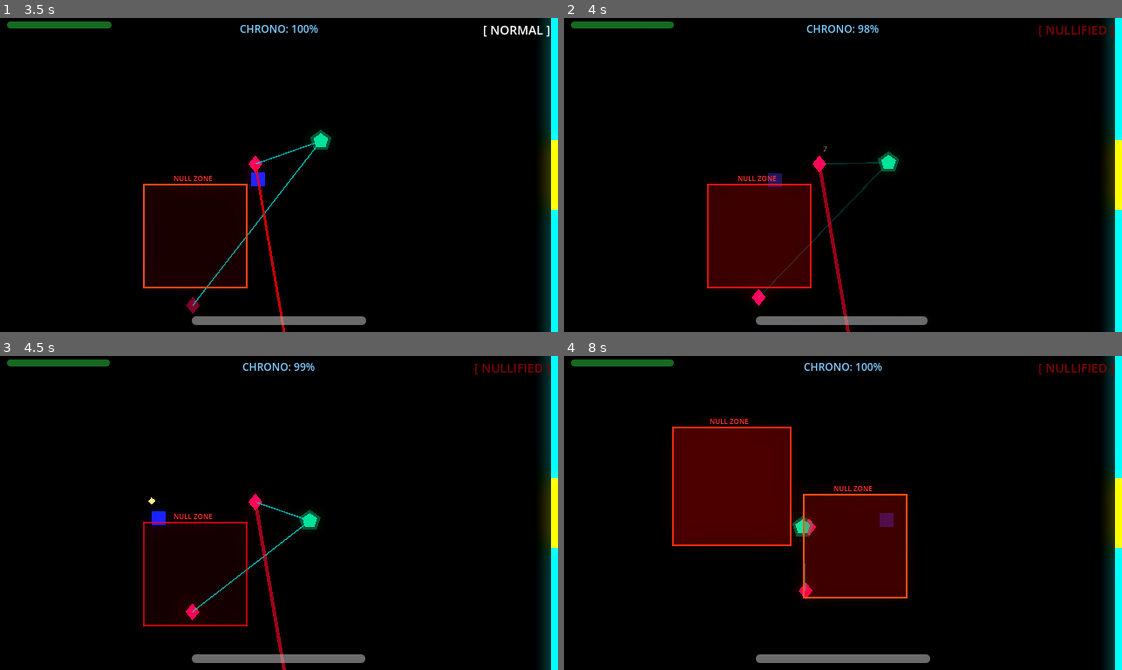
Above: before the commit, frames 1-4 (two rows, left to right).
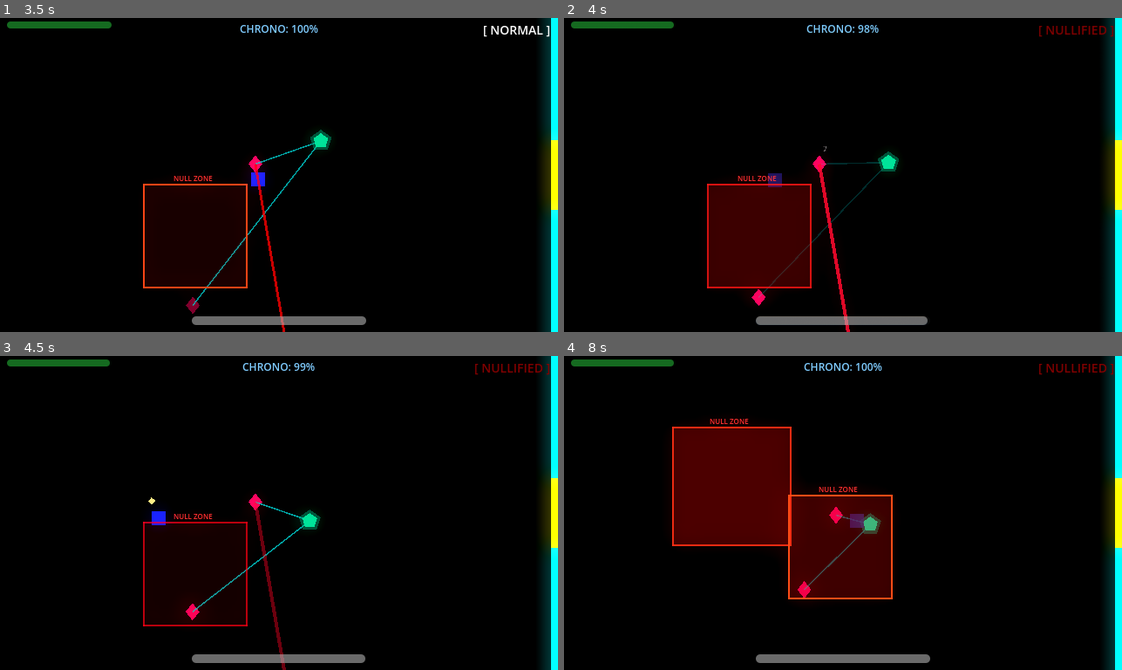
Above: after the commit, the same moments.

Repository: scarf-y/Polychron
Game: Godot game, scene res://scenes/levels/level_02.tscn
Two runs of this game, one before a commit and one after it. Both use one fixed random seed, a clock stepped at 60 frames per second and the inputs below. This scene is started directly instead of the project's main scene.
Inputs (mouse positions are in pixels of both pictures, inside the frame that each line leads up to):
- Up to frame 1 (3.5 s): move the mouse to (401, 159) at 0.52 s; hold D (move_right) 0.53-1.28 s; tap Q (dash) at 0.6, 3.05 s; tap E (time_erase) at 0.8, 1.35 s; move the mouse to (167, 190) at 1.27 s; hold S (move_down) 1.28-2.03 s; tap Shift (time_slow) at 1.55, 2.1 s; move the mouse to (334, 105) at 2.02 s; hold D (move_right) 2.03-2.78 s; tap Space (time_stop) at 2.3, 2.85 s; move the mouse to (251, 237) at 2.77 s; hold W (move_up) from 2.78 s (still down)
- Up to frame 2 (4 s): move the mouse to (1010, 222) at 3.52 s; release W (move_up) at 3.53 s; hold A (move_left) from 3.53 s (still down); tap Q (dash) at 3.6 s; tap E (time_erase) at 3.8 s
- Up to frame 3 (4.5 s): keep holding A (move_left); move the mouse to (111, 465) at 4.27 s; click (111, 465) at 4.35 s
- Up to frame 4 (8 s): tap Shift (time_slow) at 4.55, 5.85, 7.55 s; move the mouse to (870, 513) at 5.02 s; release A (move_left) at 5.03 s; hold S (move_down) 5.03-5.78 s; tap E (time_erase) at 5.1, 6.8 s; tap Space (time_stop) at 5.3, 6.6 s; move the mouse to (759, 434) at 5.77 s; hold D (move_right) 5.78-6.53 s; tap Q (dash) at 6.05, 7.35 s; move the mouse to (965, 497) at 6.52 s; hold W (move_up) 6.53-7.28 s; move the mouse to (731, 528) at 7.27 s; hold D (move_right) from 7.28 s (still down)

Frame 1 is identical in both runs. In frame 2, 0.3% of the frame differs, in the area x 45-52%, y 48-100%; in frame 3, 0.3%; in frame 4, 2.8%, in the area x 40-62%, y 41-78%.

Commit message:
fix(player, null_zone): null zone forces proper ability cancellation; buff(sentinel): double laser duration

Diff:
--- a/scripts/null_zone.gd
+++ b/scripts/null_zone.gd
@@ -148,8 +148,8 @@
 		TimeManager.null_zone_active = true
 
 		# Force cancel any active time ability
-		if TimeManager.current_state != TimeManager.TimeState.NORMAL:
-			TimeManager.change_time_state(TimeManager.TimeState.NORMAL)
+		if body.has_method("force_cancel_ability"):
+			body.force_cancel_ability()
 
 		# Visual feedback on player
 		if body.has_method("_update_modulate"):
--- a/scripts/player.gd
+++ b/scripts/player.gd
@@ -165,7 +165,7 @@
 # =========================
 func _handle_time_abilities() -> void:
 	# TIME STOP — Hold Space
-	if Input.is_action_just_pressed("time_stop") and TimeManager.can_use_ability():
+	if Input.is_action_just_pressed("time_stop") and TimeManager.can_use_ability() and _active_ability == TimeManager.TimeState.NORMAL:
 		_active_ability = TimeManager.TimeState.STOPPED
 		TimeManager.change_time_state(TimeManager.TimeState.STOPPED)
 		GameJuice.time_stop_impact()
@@ -174,7 +174,7 @@
 		_return_to_normal()
 
 	# TIME SLOW — Hold Shift
-	if Input.is_action_just_pressed("time_slow") and TimeManager.can_use_ability():
+	if Input.is_action_just_pressed("time_slow") and TimeManager.can_use_ability() and _active_ability == TimeManager.TimeState.NORMAL:
 		_active_ability = TimeManager.TimeState.SLOWED
 		TimeManager.change_time_state(TimeManager.TimeState.SLOWED)
 		_update_modulate()
@@ -182,7 +182,7 @@
 		_return_to_normal()
 
 	# TIME ERASE — Hold E
-	if Input.is_action_just_pressed("time_erase") and TimeManager.can_use_ability():
+	if Input.is_action_just_pressed("time_erase") and TimeManager.can_use_ability() and _active_ability == TimeManager.TimeState.NORMAL:
 		_active_ability = TimeManager.TimeState.ERASED
 		TimeManager.change_time_state(TimeManager.TimeState.ERASED)
 		set_collision_mask_value(3, false)
@@ -216,6 +216,15 @@
 		_active_ability = TimeManager.TimeState.NORMAL
 		_update_modulate()
 
+func force_cancel_ability() -> void:
+	if _active_ability != TimeManager.TimeState.NORMAL:
+		if _active_ability == TimeManager.TimeState.ERASED:
+			set_collision_mask_value(3, true)
+			set_collision_layer_value(2, true)
+			if is_instance_valid(_erase_decoy):
+				_erase_decoy.queue_free()
+		_return_to_normal()
+
 func _return_to_normal() -> void:
 	_active_ability = TimeManager.TimeState.NORMAL
 	TimeManager.change_time_state(TimeManager.TimeState.NORMAL)
@@ -224,6 +233,9 @@
 func _update_modulate() -> void:
 	if is_dashing:
 		modulate = Color(0.3, 0.6, 1.0, 0.5)
+		return
+	if TimeManager.null_zone_active:
+		modulate = Color(0.5, 0.5, 0.5, 0.7)
 		return
 	match _active_ability:
 		TimeManager.TimeState.NORMAL:
--- a/scripts/sentinel.gd
+++ b/scripts/sentinel.gd
@@ -23,7 +23,7 @@
 const LASER_TELEGRAPH_TIME: float = 1.0
 const LASER_DAMAGE_PER_TICK: float = 2.0
 const LASER_TICK_RATE: float = 0.1
-const LASER_DURATION: float = 1.5
+const LASER_DURATION: float = 3.0
 const ATTACK_COOLDOWN: float = 2.5
 const DASH_RANGE: float = 80.0
 
